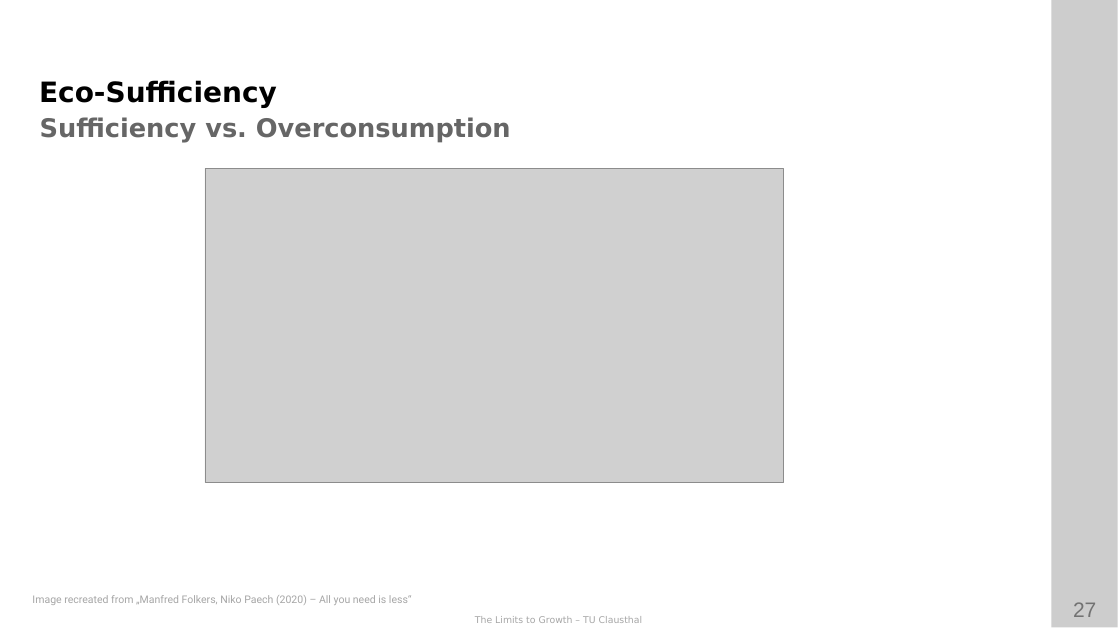
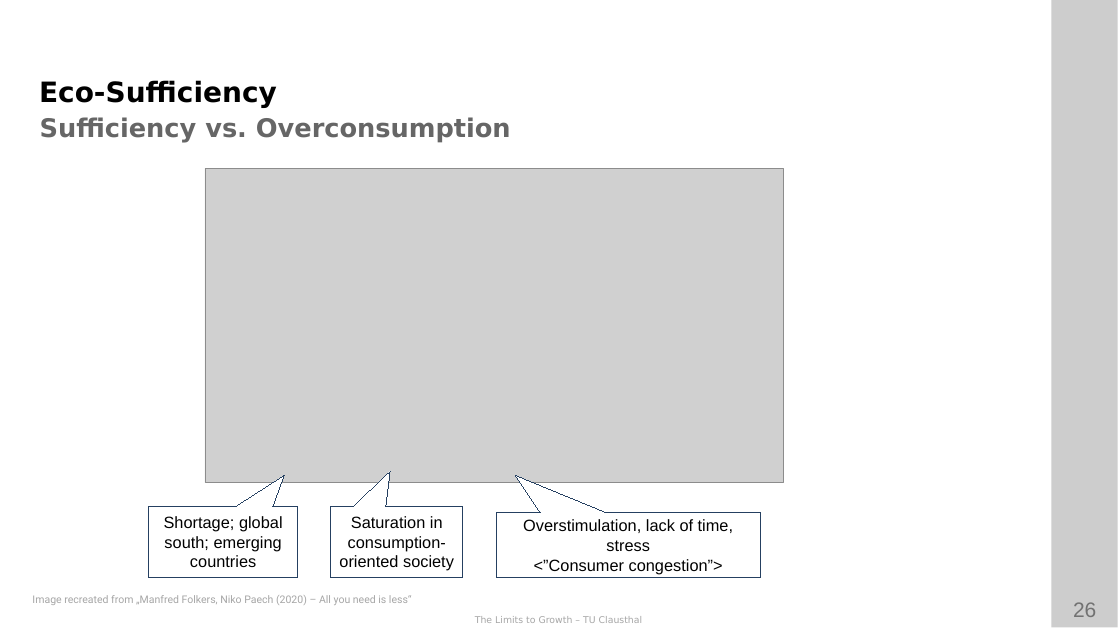
Before and after one commit to ETCE-LAB/teaching-material, a slide deck: slide 26 of The-Limits-to-Growth/LTG-L10-Beyond-the-Circular-Economy--Part-1.pptx (slide 27 before the commit). Drawn at 1120x630 pixels with LibreOffice and Linux fonts; fonts in the diff are those of the drawing; grey boxes stand for pictures; background and template pictures are left out. Boxes give left, top, right and bottom in pixels: in the first picture for what was removed or moved away, otherwise in the second. Text is boxed around its words. In the diff, an @@ line names an element or a change of style, - is before the commit and + after.

```diff
--- a/The-Limits-to-Growth/LTG-L10-Beyond-the-Circular-Economy--Part-1.pptx
+++ b/The-Limits-to-Growth/LTG-L10-Beyond-the-Circular-Economy--Part-1.pptx
@@ speech box added at (x1=149, y1=507, x2=297, y2=578), fill #FFFFFF, outline #254061 0 pt, 14 pt, text #000000 @@
+Shortage; global south; emerging countries
@@ speech box added at (x1=331, y1=507, x2=463, y2=578), fill #FFFFFF, outline #254061 0 pt, 14 pt, text #000000 @@
+Saturation in consumption-oriented society
@@ speech box added at (x1=497, y1=513, x2=761, y2=577), fill #FFFFFF, outline #254061 0 pt, 14 pt, text #000000 @@
+Overstimulation, lack of time, stress
+<”Consumer congestion”>
@@ page number at (x1=1073, y1=602, x2=1096, y2=617): text changed @@
-27
+26
```
Also in this commit, not shown: 1 slide removed, 1 other file.
